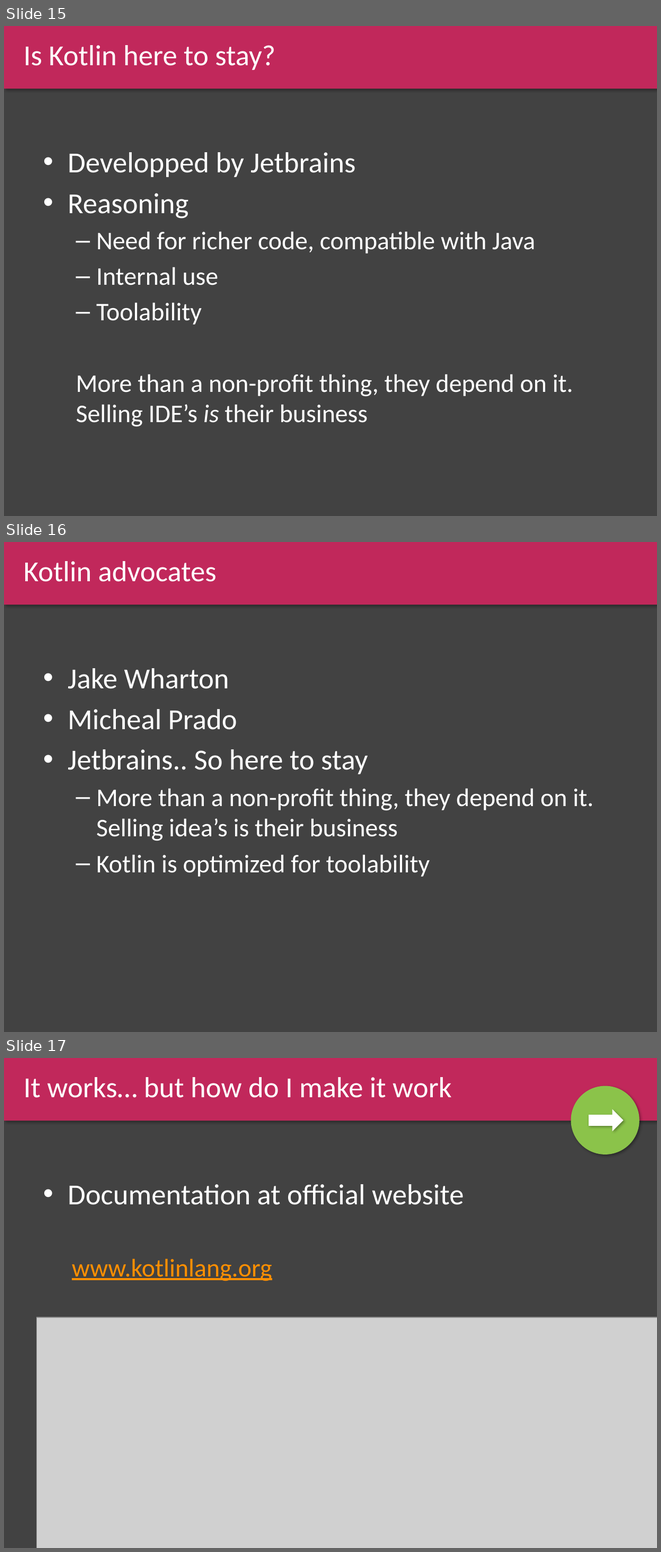
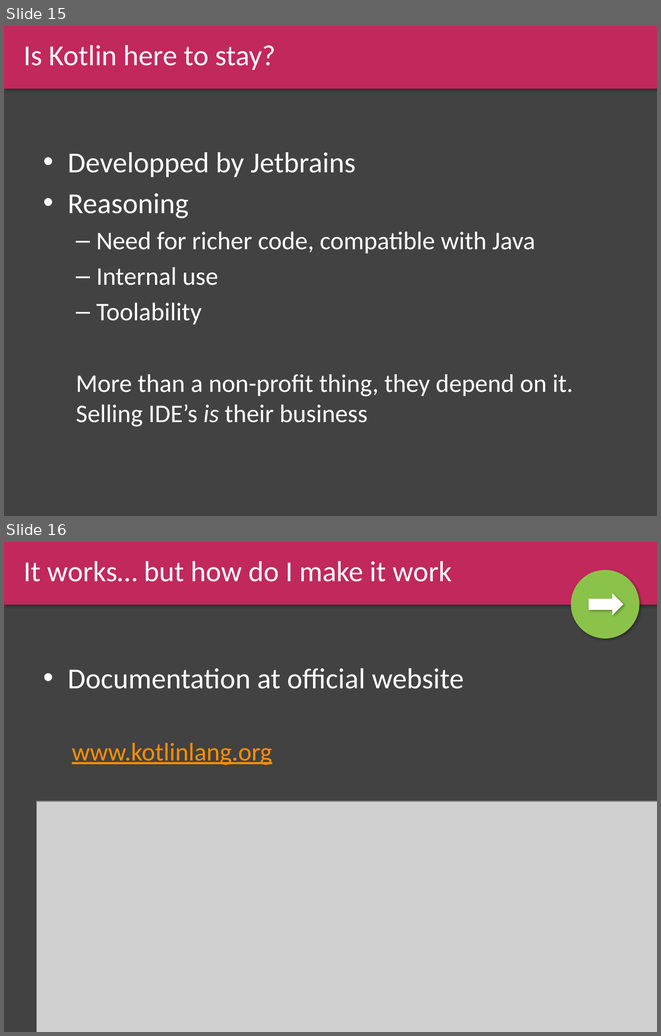
Before and after one commit to Endran/KotlinExample, a slide deck: Kotlin.pptx. Shown one above the other, each under a label of ours: slides 15, 16 and 17 before the commit, slides 15 and 16 after it. The pictures are 661x1552 and 661x1036 pixels, drawn with LibreOffice and Linux fonts; fonts in the diff are those of the drawing; grey boxes stand for pictures. Boxes give left, top, right and bottom in pixels: in the first picture for what was removed or moved away, otherwise in the second. Text is boxed around its words. In the diff, an @@ line names an element or a change of style, - is before the commit and + after.

Commit message:
Updated presentation

```diff
--- a/Kotlin.pptx
+++ b/Kotlin.pptx
@@ slide 16 removed at (4, 542, 657, 1032), background #424242 @@
@@ rectangle removed at (4, 542, 657, 605) @@
-Kotlin advocates
@@ text removed at (68, 668, 593, 876) @@
-• Jake Wharton
-• Micheal Prado
-• Jetbrains.. So here to stay
-  – More than a non-profit thing, they depend on it. Selling idea’s is their business
-  – Kotlin is optimized for toolability
@@ what was slide 17 is now slide 16 @@
```
